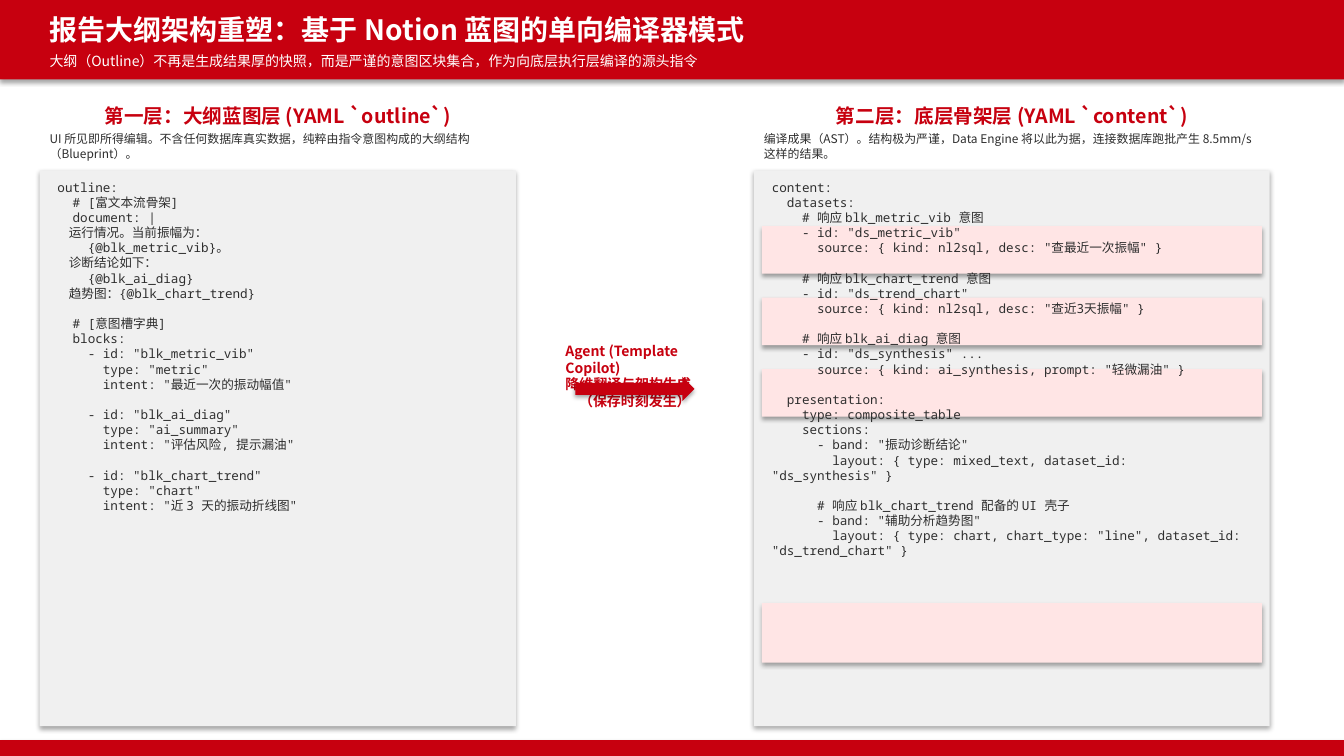
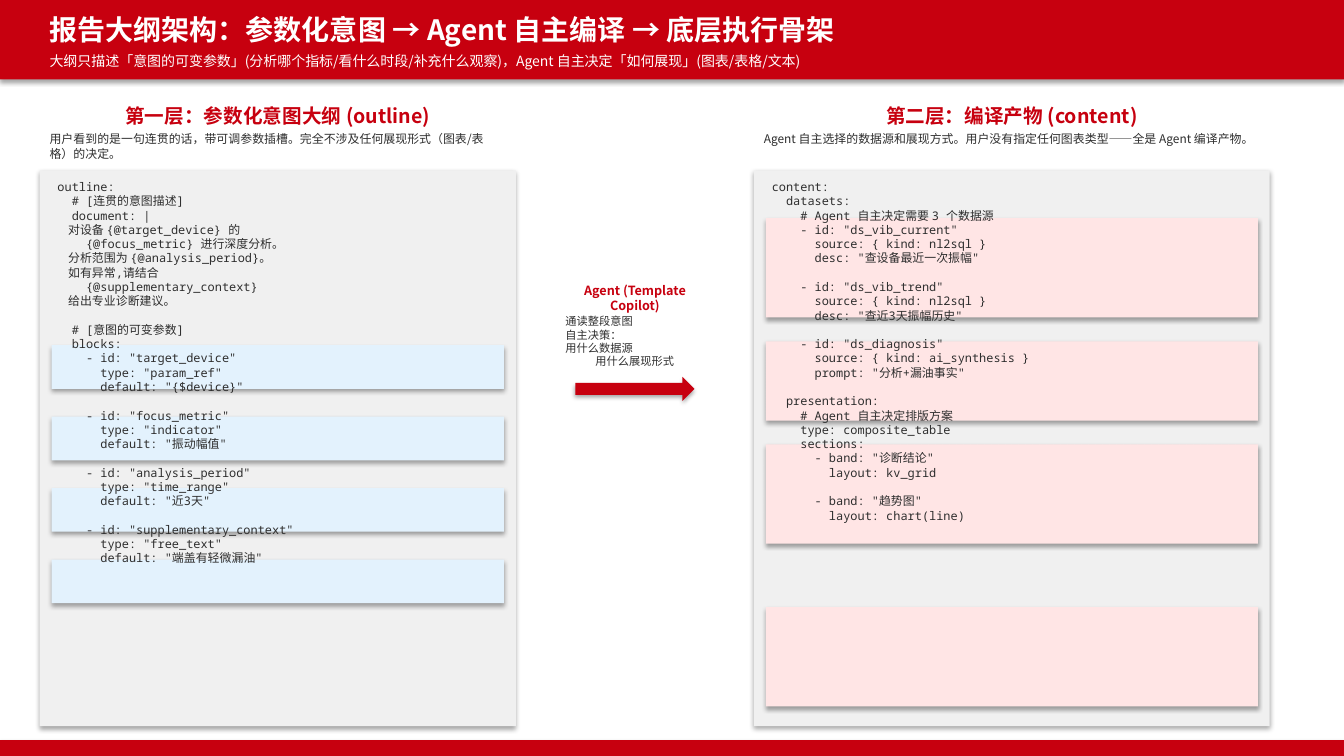
Before and after one commit to shel447/report-template-design, a slide deck: slide 1 of output/outline_compiler.pptx. Drawn at 1344x756 pixels with LibreOffice and Linux fonts; fonts in the diff are those of the drawing. Boxes give left, top, right and bottom in pixels: in the first picture for what was removed or moved away, otherwise in the second. Text is boxed around its words. In the diff, an @@ line names an element or a change of style, - is before the commit and + after.

Commit message:
refactor: blocks are now intent parameters (indicator/time_range/scope/free_text) not presentation types; Agent autonomously decides how to present

```diff
--- a/output/outline_compiler.pptx
+++ b/output/outline_compiler.pptx
@@ text at <box>50,16,835,47</box>: text changed @@
-报告大纲架构重塑：基于 Notion 蓝图的单向编译器模式
+报告大纲架构：参数化意图 → Agent 自主编译 → 底层执行骨架
@@ text at <box>50,54,801,70</box>: text changed @@
-大纲（Outline）不再是生成结果厚的快照，而是严谨的意图区块集合，作为向底层执行层编译的源头指令
+大纲只描述「意图的可变参数」(分析哪个指标/看什么时段/补充什么观察)，Agent 自主决定「如何展现」(图表/表格/文本)
@@ text at <box>125,106,430,127</box>: text changed @@
-第一层：大纲蓝图层 (YAML `outline`)
+第一层：参数化意图大纲 (outline)
@@ text at <box>886,106,1138,127</box>: text changed @@
-第二层：底层骨架层 (YAML `content`)
+第二层：编译产物 (content)
@@ text at <box>50,133,484,159</box>: text changed @@
-UI 所见即所得编辑。不含任何数据库真实数据，纯粹由指令意图构成的大纲结构（Blueprint）。
+用户看到的是一句连贯的话，带可调参数插槽。完全不涉及任何展现形式（图表/表格）的决定。
@@ text at <box>764,133,1254,146</box>: text changed @@
-编译成果（AST）。结构极为严谨，Data Engine 将以此为据，连接数据库跑批产生 8.5mm/s 这样的结果。
+Agent 自主选择的数据源和展现方式。用户没有指定任何图表类型——全是 Agent 编译产物。
@@ text at <box>57,182,294,563</box>: text changed; size 9 to 8.5 pt @@
-outline:
-# [富文本流骨架]
-document: |
-运行情况。当前振幅为：
-{@blk_metric_vib}。
-诊断结论如下：
-{@blk_ai_diag}
-趋势图：{@blk_chart_trend}
-# [意图槽字典]
-blocks:
-- id: "blk_metric_vib"
-type: "metric"
-intent: "最近一次的振动幅值"
-- id: "blk_ai_diag"
-type: "ai_summary"
-intent: "评估风险, 提示漏油"
-- id: "blk_chart_trend"
-type: "chart"
-intent: "近 3 天的振动折线图"
+outline:
+# [连贯的意图描述]
+document: |
+对设备 {@target_device} 的
+{@focus_metric} 进行深度分析。
+分析范围为 {@analysis_period}。
+如有异常,请结合
+{@supplementary_context}
+给出专业诊断建议。
+# [意图的可变参数]
+blocks:
+- id: "target_device"
+type: "param_ref"
+default: "{$device}"
+- id: "focus_metric"
+type: "indicator"
+default: "振动幅值"
+- id: "analysis_period"
+type: "time_range"
+default: "近3天"
+- id: "supplementary_context"
+type: "free_text"
+default: "端盖有轻微漏油"
@@ text at <box>772,183,1015,523</box>: text changed; size 9 to 8.5 pt @@
-content:
-datasets:
-# 响应 blk_metric_vib 意图
-- id: "ds_metric_vib"
-source: { kind: nl2sql, desc: "查最近一次振幅" }
-# 响应 blk_chart_trend 意图
-- id: "ds_trend_chart"
-source: { kind: nl2sql, desc: "查近3天振幅" }
-# 响应 blk_ai_diag 意图
-- id: "ds_synthesis" ...
-source: { kind: ai_synthesis, prompt: "轻微漏油" }
-presentation:
-type: composite_table
-sections:
-- band: "振动诊断结论"
-layout: { type: mixed_text, dataset_id: "ds_synthesis" }
-# 响应 blk_chart_trend 配备的 UI 壳子
-- band: "辅助分析趋势图"
-layout: { type: chart, chart_type: "line", dataset_id: "ds_trend_chart" }
+content:
+datasets:
+# Agent 自主决定需要 3 个数据源
+- id: "ds_vib_current"
+source: { kind: nl2sql }
+desc: "查设备最近一次振幅"
+- id: "ds_vib_trend"
+source: { kind: nl2sql }
+desc: "查近3天振幅历史"
+- id: "ds_diagnosis"
+source: { kind: ai_synthesis }
+prompt: "分析+漏油事实"
+presentation:
+# Agent 自主决定排版方案
+type: composite_table
+sections:
+- band: "诊断结论"
+layout: kv_grid
+- band: "趋势图"
+layout: chart(line)
@@ rectangle: place and size @@
-rectangle at <box>762,226,1262,273</box>
+rectangle at <box>766,219,1258,318</box>
@@ text added at <box>584,284,686,313</box>, 9 pt, text #C7000F, bold @@
+Agent (Template Copilot)
@@ text added at <box>565,316,674,366</box>, 8 pt, text #2E2E2E @@
+通读整段意图
+自主决策：
+用什么数据源
+用什么展现形式
@@ rectangle added at <box>51,346,504,389</box>, fill #E3F2FD @@
@@ text removed at <box>565,344,691,410</box> @@
-Agent (Template Copilot)
-降维翻译与架构生成
-（保存时刻发生）
@@ rectangle: place and size @@
-rectangle at <box>762,369,1262,416</box>
+rectangle at <box>766,342,1258,421</box>
@@ rectangle added at <box>51,416,504,460</box>, fill #E3F2FD @@
@@ rectangle: place and size @@
-rectangle at <box>762,297,1262,345</box>
+rectangle at <box>766,445,1258,543</box>
@@ rectangle added at <box>51,488,504,531</box>, fill #E3F2FD @@
@@ rectangle added at <box>51,560,504,603</box>, fill #E3F2FD @@
@@ rectangle: place and size @@
-rectangle at <box>762,603,1262,662</box>
+rectangle at <box>766,607,1258,706</box>
```
Also in this commit, not shown: 5 other files.
